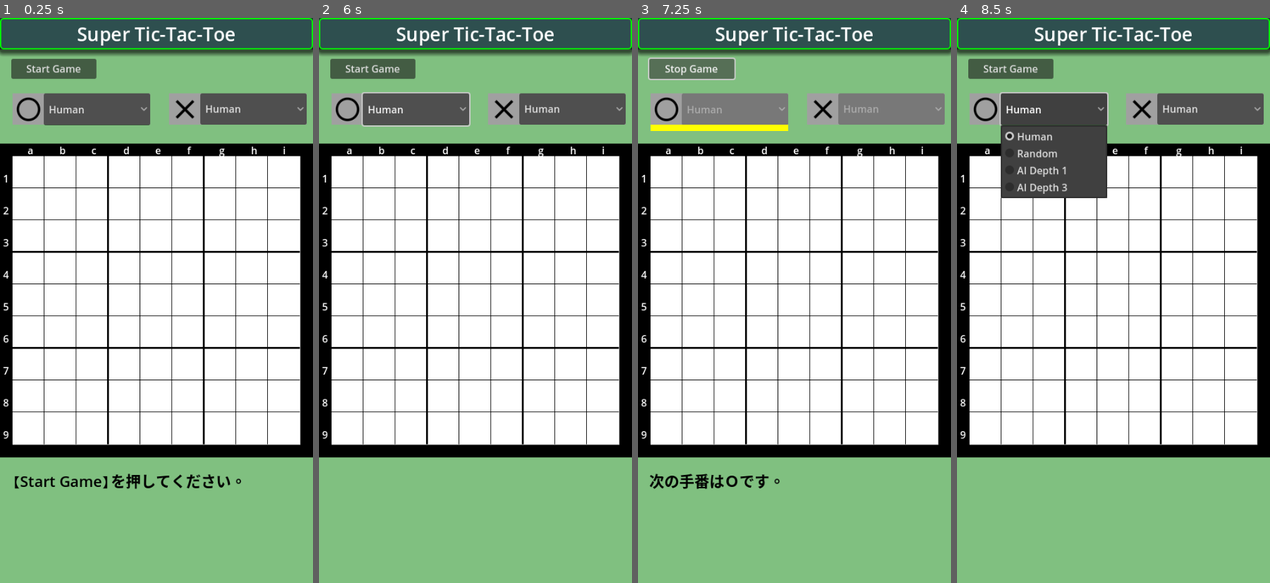
Above: before the commit, frames 1-4 (left to right).
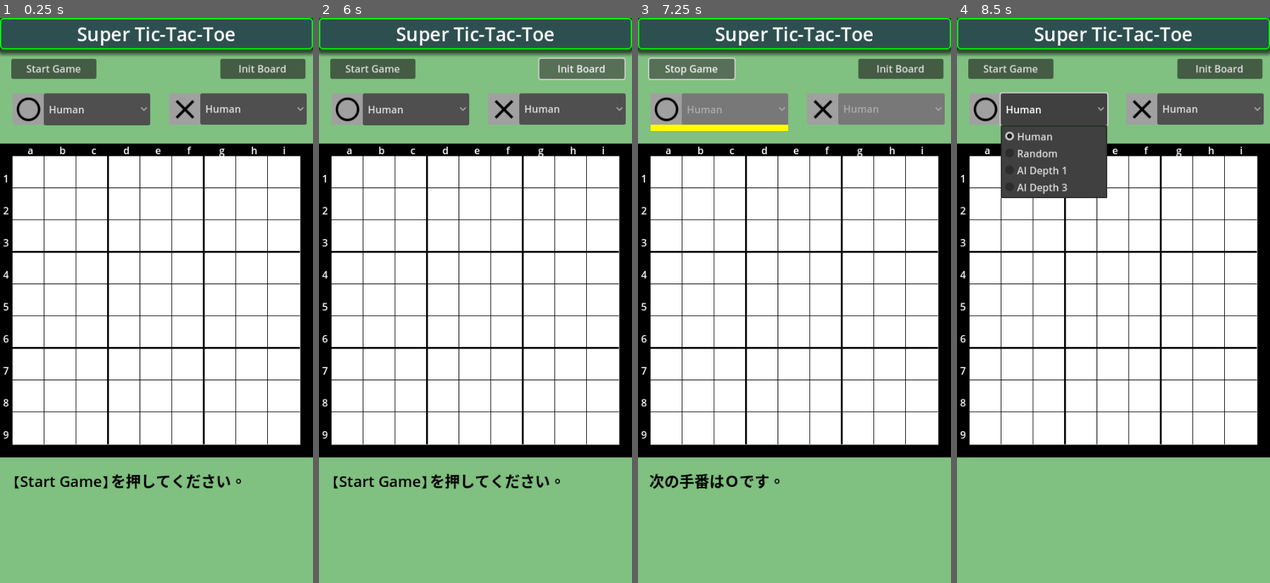
Above: after the commit, the same moments.

Repository: vivisuke/SuperTicTacToe4
Game: Godot game, scene res://main_scene.tscn
Same seed, same stepped clock (60 frames per second), same inputs: the game is played once before the commit and once after it.
Inputs (mouse positions are in pixels of both pictures, inside the frame that each line leads up to):
- Up to frame 1 (0.25 s): no input
- Up to frame 2 (6 s): click (581, 68) at 0.5 s, where only the run after the commit has a clickable "Init Board"; click "Start Game" at 1.25 s; click "Stop Game" at 2 s; click "Start Game" at 2.75 s; click "Stop Game" at 3.5 s; click "Human" at 4.25 s; click "Human" at 5 s; click (581, 68) at 5.75 s, where only the run after the commit has a clickable "Init Board"
- Up to frame 3 (7.25 s): click "Start Game" at 6.5 s
- Up to frame 4 (8.5 s): click "Stop Game" at 7.25 s; click "Human" at 8 s

The runs differ from the first frame. In frame 1, 1.0% of the frame differs, in the area x 70-98%, y 7-11%; in frame 2, 2.0%, in the area x 4-98%, y 7-84%; in frame 3, 1.0%; in frame 4, 1.0%.

Commit message:
0041 ◎ C 03/09 03/09 0.001│ToDo│右上に【Init Board】ボタン設置？

Diff:
--- a/SuperTicTacToe/main_scene.tscn
+++ b/SuperTicTacToe/main_scene.tscn
@@ -94,6 +94,19 @@
 text = "Start Game
 "
 
+[node name="InitButton" type="Button" parent="."]
+anchors_preset = -1
+anchor_left = 0.058
+anchor_top = 0.086
+anchor_right = 0.058
+anchor_bottom = 0.086
+offset_left = 352.0
+offset_top = 65.0
+offset_right = 488.0
+offset_bottom = 97.0
+text = "Init Board
+"
+
 [node name="Board" type="ColorRect" parent="."]
 offset_top = 200.0
 offset_right = 500.0
@@ -217,5 +230,6 @@
 color = Color(1, 1, 0, 1)
 
 [connection signal="pressed" from="StartStopButton" to="." method="_on_start_stop_button_pressed"]
+[connection signal="pressed" from="InitButton" to="." method="_on_init_button_pressed"]
 [connection signal="item_selected" from="WhitePlayer/OptionButton" to="." method="_on_White_option_button_item_selected"]
 [connection signal="item_selected" from="BlackPlayer/OptionButton" to="." method="_on_Black_option_button_item_selected"]
--- a/SuperTicTacToe/scripts/MainScene.gd
+++ b/SuperTicTacToe/scripts/MainScene.gd
@@ -369,6 +369,7 @@
 func init_board():
 	g_bd.init()
 	update_board_tilemaps()		# g_bd の状態から TileMap たちを設定
+	$MessLabel.text = "【Start Game】を押してください。"
 func do_game_over():
 	game_started = false
 	$WhitePlayer/OptionButton.disabled = false
@@ -509,6 +510,9 @@
 			waiting = WAIT
 	pass
 
+func _on_init_button_pressed():
+	init_board()
+	pass # Replace with function body.
 
 func _on_start_stop_button_pressed():
 	game_started = !game_started
Not shown, changed: SuperTicTacToe4.spr
